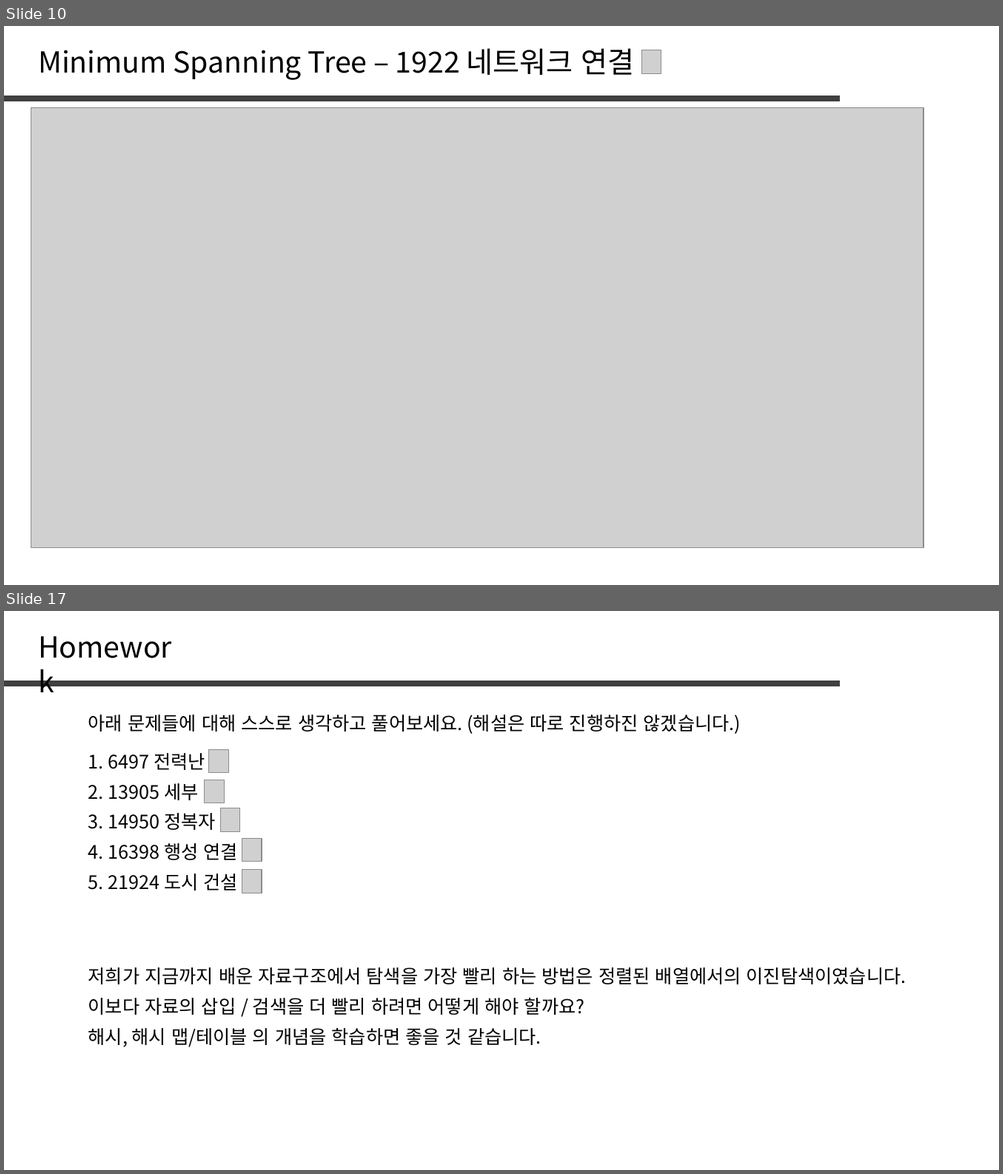
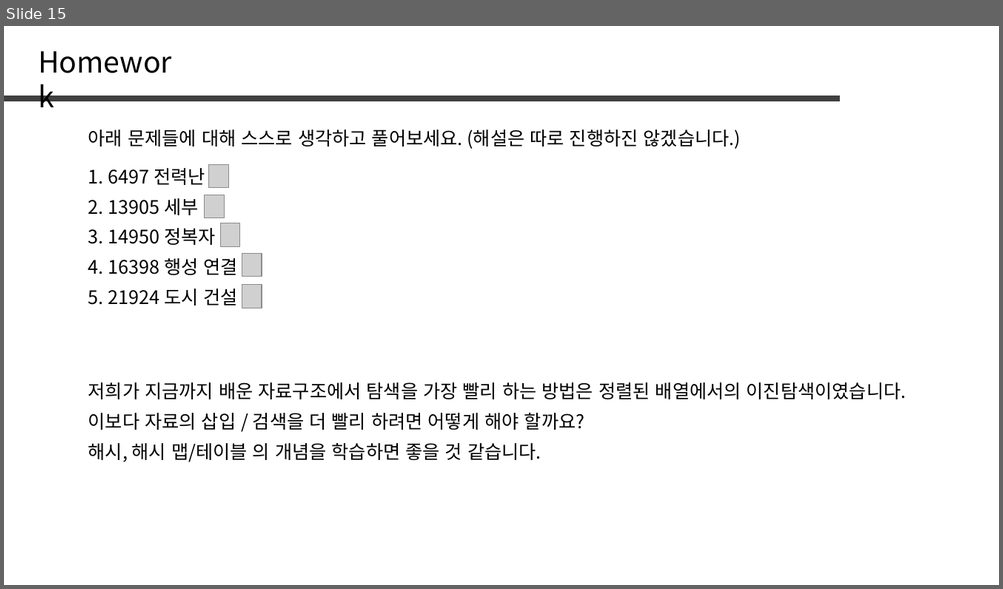
Before and after one commit to jaehoo1/PS-study, a slide deck: study/15_Hash Set, Hash Map.pptx. Shown one above the other, each under a label of ours: slides 10 and 17 before the commit, slide 15 after it; the slides between them are not shown. The pictures are 1003x1174 and 1003x589 pixels, drawn with LibreOffice and Linux fonts; fonts in the diff are those of the drawing; grey boxes stand for pictures. Boxes give left, top, right and bottom in pixels: in the first picture for what was removed or moved away, otherwise in the second. Text is boxed around its words. In the diff, an @@ line names an element or a change of style, - is before the commit and + after.

```diff
--- a/study/15_Hash Set, Hash Map.pptx
+++ b/study/15_Hash Set, Hash Map.pptx
@@ slide 10 removed at (4, 26, 999, 585), background #FFFFFF @@
@@ text removed at (38, 48, 634, 80) @@
-Minimum Spanning Tree – 1922 네트워크 연결
@@ picture removed at (642, 50, 661, 73) @@
@@ line removed from (4, 99) to (839, 99) @@
@@ picture removed at (31, 108, 923, 548) @@
@@ what was slide 17 is now slide 15 @@
```
Also in this commit, not shown: 5 slides added, 6 other slides removed.
